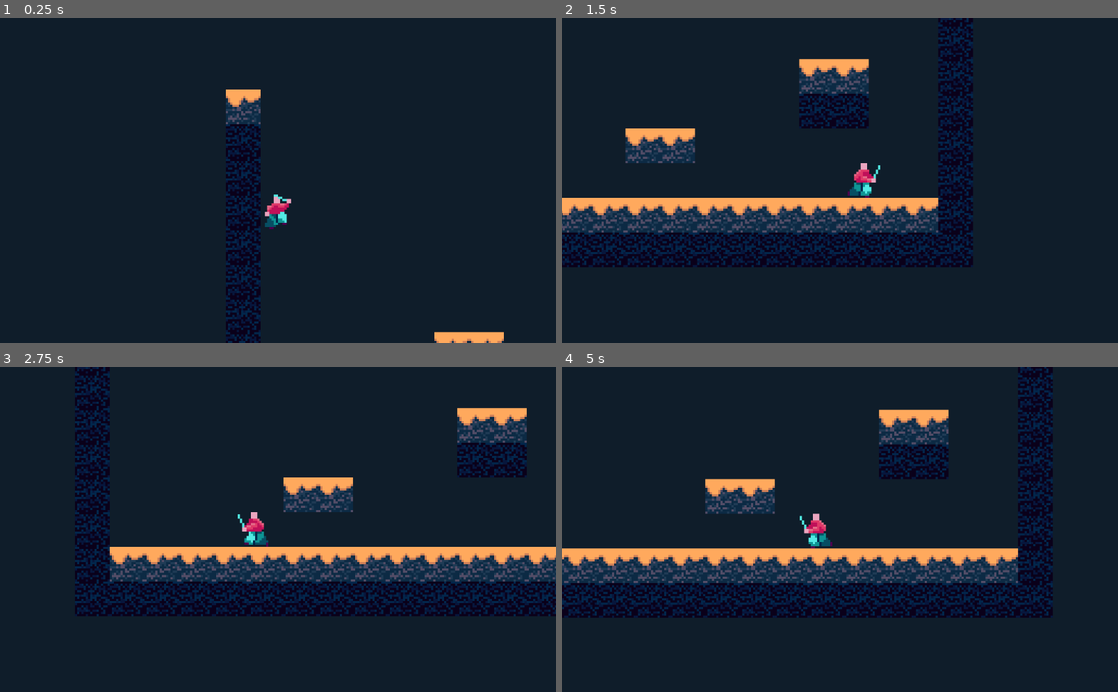
Above: before the commit, frames 1-4 (two rows, left to right).
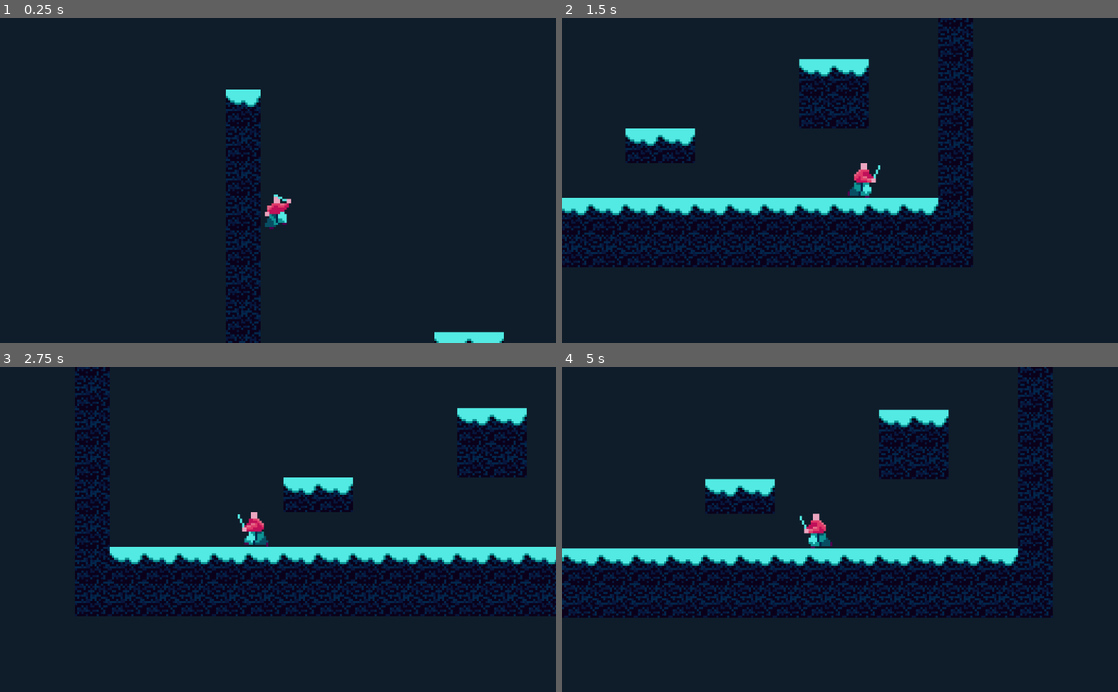
Above: after the commit, the same moments.

Repository: FalafelBeingOrg/test1
Game: Godot game, scene res://World.tscn
Same seed, same stepped clock (60 frames per second), same inputs: the game is played once before the commit and once after it.
Inputs:
- Up to frame 1 (0.25 s): no input
- Up to frame 2 (1.5 s): hold D (move_right) from 0.53 s (still down); tap Shift (dash) at 0.6, 1.35 s; tap Space (jump) at 0.77 s
- Up to frame 3 (2.75 s): tap Space (jump) at 1.52 s; release D (move_right) at 2.03 s; hold A (move_left) from 2.03 s (still down); tap Shift (dash) at 2.1 s
- Up to frame 4 (5 s): release A (move_left) at 2.78 s; hold D (move_right) 2.78-4.28 s; tap Shift (dash) at 2.85, 3.6, 4.35 s; tap Space (jump) at 3.02, 3.77, 4.52 s; hold A (move_left) from 4.28 s (still down)

The runs differ from the first frame. In frame 1, 1.1% of the frame differs, in the area x 40-91%, y 22-100%; in frame 2, 9.9%; in frame 3, 11%; in frame 4, 11%, in the area x 0-83%, y 13-67%.

Commit message:
Added grass

Diff:
--- a/Test1Code/Tiles.tscn
+++ b/Test1Code/Tiles.tscn
@@ -1,6 +1,6 @@
 [gd_scene load_steps=4 format=2]
 
-[ext_resource path="res://grass-1.png" type="Texture" id=1]
+[ext_resource path="res://CYBERPUNK-grasstop-1.png" type="Texture" id=1]
 [ext_resource path="res://CYBERPUNK-Dirt-1.png" type="Texture" id=2]
 
 [sub_resource type="RectangleShape2D" id=1]
--- a/Test1Code/tiles.tres
+++ b/Test1Code/tiles.tres
@@ -1,6 +1,6 @@
 [gd_resource type="TileSet" load_steps=4 format=2]
 
-[ext_resource path="res://grass-1.png" type="Texture" id=1]
+[ext_resource path="res://CYBERPUNK-grasstop-1.png" type="Texture" id=1]
 [ext_resource path="res://CYBERPUNK-Dirt-1.png" type="Texture" id=2]
 
 [sub_resource type="RectangleShape2D" id=1]
Binary file added: Test1Code/CYBERPUNK-grasstop-1.png
Not shown, added: Test1Code/CYBERPUNK-grasstop-1.png.import
